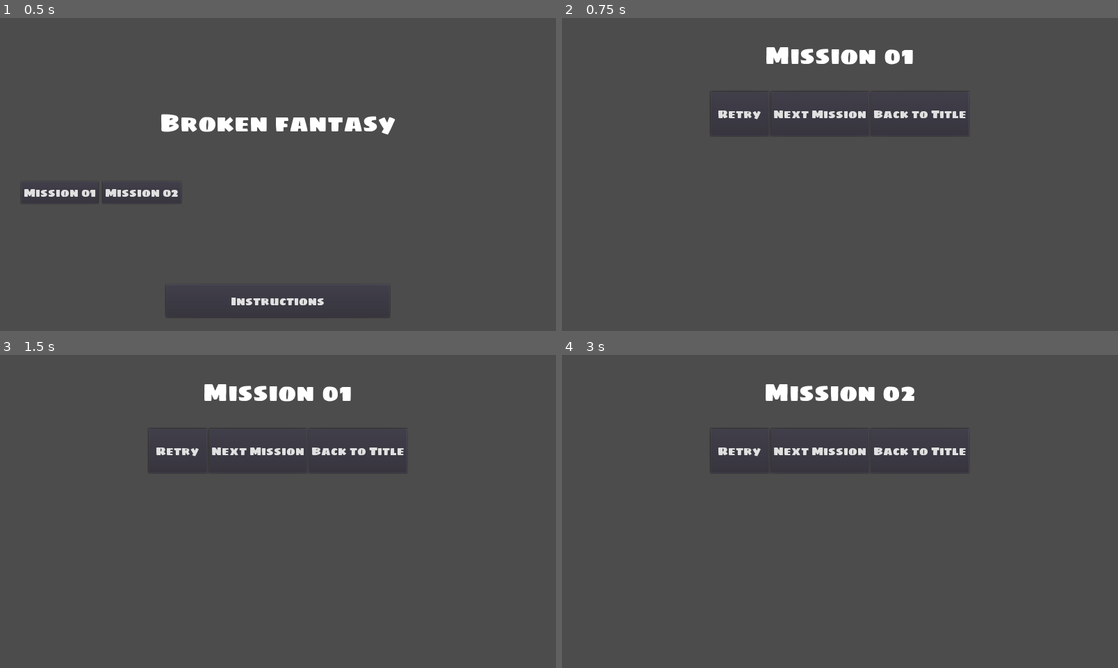
Above: before the commit, frames 1-4 (two rows, left to right).
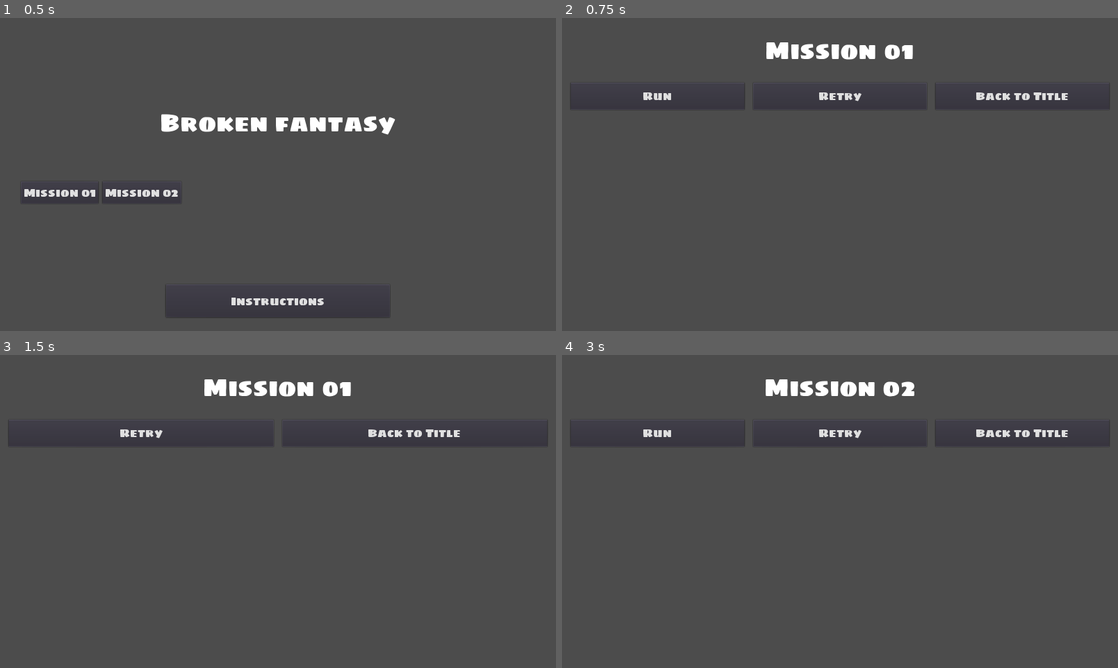
Above: after the commit, the same moments.

Repository: hsandt/GGJ2020
Game: Godot game, scene res://Scenes/Title.tscn
Two runs of this game, one before a commit and one after it. Both use one fixed random seed, a clock stepped at 60 frames per second and the inputs below.
Inputs (mouse positions are in pixels of both pictures, inside the frame that each line leads up to):
- Up to frame 1 (0.5 s): no input
- Up to frame 2 (0.75 s): click "Mission 01" at 0.5 s
- Up to frame 3 (1.5 s): click (94, 433) at 1.25 s, where only the run after the commit has a clickable "Run"
- Up to frame 4 (3 s): click "Back to Title" at 2 s; click "Mission 02" at 2.75 s

Frame 1 is identical in both runs. In frame 2, 2.0% of the frame differs, in the area x 1-99%, y 7-38%; in frame 3, 1.9%; in frame 4, 2.0%.

Commit message:
[MISSION] Succeed or Fail mission with dummy Wizard fireball

Diff:
--- a/Scenes/Mission01.tscn
+++ b/Scenes/Mission01.tscn
@@ -1,6 +1,7 @@
-[gd_scene load_steps=2 format=2]
+[gd_scene load_steps=3 format=2]
 
 [ext_resource path="res://Scenes/MissionHUD.tscn" type="PackedScene" id=1]
+[ext_resource path="res://Scripts/Wizard.gd" type="Script" id=2]
 
 [node name="Root2D" type="Control"]
 anchor_right = 1.0
@@ -9,4 +10,12 @@
 "_edit_use_anchors_": false
 }
 
-[node name="Root" parent="." instance=ExtResource( 1 )]
+[node name="MissionHUDRoot" parent="." instance=ExtResource( 1 )]
+title = NodePath("../MissionHUDRoot/Title")
+
+[node name="Wizard" type="Node2D" parent="."]
+script = ExtResource( 2 )
+
+[node name="Timer" type="Timer" parent="Wizard"]
+wait_time = 2.0
+[connection signal="timeout" from="Wizard/Timer" to="Wizard" method="_on_Timer_timeout"]
--- a/Scenes/Mission02.tscn
+++ b/Scenes/Mission02.tscn
@@ -9,4 +9,5 @@
 "_edit_use_anchors_": false
 }
 
-[node name="Root" parent="." instance=ExtResource( 1 )]
+[node name="MissionHUDRoot" parent="." instance=ExtResource( 1 )]
+title = NodePath("../MissionHUDRoot/Title")
--- a/Scenes/MissionHUD.tscn
+++ b/Scenes/MissionHUD.tscn
@@ -6,6 +6,7 @@
 [ext_resource path="res://Scripts/MissionHUD.gd" type="Script" id=4]
 [ext_resource path="res://Scripts/NextMissionButton.gd" type="Script" id=5]
 [ext_resource path="res://Scripts/BackToTitleButton.gd" type="Script" id=6]
+[ext_resource path="res://Scripts/RunButton.gd" type="Script" id=7]
 
 [node name="MissionHUDRoot" type="Control"]
 anchor_right = 1.0
@@ -18,11 +19,11 @@
 
 [node name="Title" type="Label" parent="."]
 anchor_right = 1.0
-anchor_bottom = 0.232
-margin_left = 57.0
-margin_top = 25.0
-margin_right = -57.0
-margin_bottom = -20.2
+anchor_bottom = 0.207
+margin_left = 20.0
+margin_top = 20.0
+margin_right = -20.0
+margin_bottom = -20.0
 custom_fonts/font = ExtResource( 1 )
 text = "Mission xx"
 align = 1
@@ -31,22 +32,49 @@
 "_edit_use_anchors_": false
 }
 
+[node name="Success" type="Label" parent="."]
+anchor_right = 1.0
+anchor_bottom = 0.207
+margin_left = 20.0
+margin_top = 259.606
+margin_right = -20.0
+margin_bottom = 219.606
+custom_fonts/font = ExtResource( 1 )
+text = "Success!!"
+align = 1
+valign = 1
+__meta__ = {
+"_edit_use_anchors_": false
+}
+
 [node name="HBoxContainer" type="HBoxContainer" parent="."]
-anchor_left = 0.223
-anchor_top = 0.204
-anchor_right = 0.777
-anchor_bottom = 0.408
-margin_left = 57.0
-margin_top = 22.12
-margin_right = -57.0
-margin_bottom = -21.76
+anchor_top = 0.179
+anchor_right = 1.0
+anchor_bottom = 0.321
+margin_left = 20.0
+margin_top = 20.0
+margin_right = -20.0
+margin_bottom = -20.0
+custom_constants/separation = 20
+__meta__ = {
+"_edit_use_anchors_": false
+}
+
+[node name="RunButton" type="Button" parent="HBoxContainer"]
+margin_right = 295.0
+margin_bottom = 62.0
+size_flags_horizontal = 3
+custom_fonts/font = ExtResource( 3 )
+text = "Run"
+script = ExtResource( 7 )
 __meta__ = {
 "_edit_use_anchors_": false
 }
 
 [node name="RetryButton" type="Button" parent="HBoxContainer"]
-margin_right = 125.0
-margin_bottom = 103.0
+margin_left = 315.0
+margin_right = 610.0
+margin_bottom = 62.0
 size_flags_horizontal = 3
 custom_fonts/font = ExtResource( 3 )
 text = "Retry"
@@ -56,9 +84,9 @@
 }
 
 [node name="NextMissionButton" type="Button" parent="HBoxContainer"]
-margin_left = 129.0
-margin_right = 358.0
-margin_bottom = 103.0
+margin_left = 630.0
+margin_right = 925.0
+margin_bottom = 62.0
 size_flags_horizontal = 3
 custom_fonts/font = ExtResource( 3 )
 text = "Next Mission"
@@ -68,9 +96,9 @@
 }
 
 [node name="BackToTitleButton" type="Button" parent="HBoxContainer"]
-margin_left = 362.0
-margin_right = 595.0
-margin_bottom = 103.0
+margin_left = 945.0
+margin_right = 1240.0
+margin_bottom = 62.0
 size_flags_horizontal = 3
 custom_fonts/font = ExtResource( 3 )
 text = "Back to Title"
@@ -78,6 +106,7 @@
 __meta__ = {
 "_edit_use_anchors_": false
 }
+[connection signal="pressed" from="HBoxContainer/RunButton" to="HBoxContainer/RunButton" method="_on_RunButton_pressed"]
 [connection signal="pressed" from="HBoxContainer/RetryButton" to="HBoxContainer/RetryButton" method="_on_RetryButton_pressed"]
 [connection signal="pressed" from="HBoxContainer/NextMissionButton" to="HBoxContainer/NextMissionButton" method="_on_NextMissionButton_pressed"]
 [connection signal="pressed" from="HBoxContainer/BackToTitleButton" to="HBoxContainer/BackToTitleButton" method="_on_BackToTitleButton_pressed"]
--- a/Scripts/GameManager.gd
+++ b/Scripts/GameManager.gd
@@ -2,26 +2,65 @@
 
 enum Phase {
 	Setup,
-	Run
+	Run,
+	Success,
+	Failure
 }
 
 const MAX_MISSION_NUMBER = 2
+
+signal setup_mission
+signal run_mission
+signal succeed_mission
+signal fail_mission
 
 var current_mission_number : int
 var phase : int  # Phase
 
 func go_to_title():
-	var _result = get_tree().change_scene("res://Scenes/Title.tscn")
+	var error = get_tree().change_scene("res://Scenes/Title.tscn")
+	if error:
+		print("error: " + str(error))
 
 func start_mission(mission_number):
 	self.current_mission_number = mission_number
-	self.phase = Phase.Setup
-	var _result = get_tree().change_scene("res://Scenes/Mission%02d.tscn" % mission_number)
+	var error = get_tree().change_scene("res://Scenes/Mission%02d.tscn" % mission_number)
+	if error:
+		print("error: " + str(error))
+
+	# we must wait for scene loading to finish so MissionHUD._ready connects to
+	# the setup_mission signal
+	call_deferred("setup_mission")
 
 func restart_mission():
 	start_mission(self.current_mission_number)
 
+func is_last_mission(mission_number):
+	return mission_number == MAX_MISSION_NUMBER
+
 func start_next_mission():
-	var next_mission_number = self.current_mission_number + 1
-	if next_mission_number <= MAX_MISSION_NUMBER:
-		start_mission(next_mission_number)
+	if !is_last_mission(self.current_mission_number):
+		start_mission(self.current_mission_number + 1)
+	else:
+		print("ERROR: cannot start mission after %d, which is last" % self.current_mission_number)
+
+func setup_mission():
+	self.phase = Phase.Setup
+	emit_signal("setup_mission")
+
+func run_mission():
+	assert(self.phase == Phase.Setup, "phase is " + str(self.phase))
+	self.phase = Phase.Run
+	emit_signal("run_mission")
+
+func succeed_mission():
+	# we should only finish mission while Running
+	assert(self.phase == Phase.Run, "phase is " + str(self.phase))
+	self.phase = Phase.Success
+	emit_signal("succeed_mission")
+
+func fail_mission():
+	# we should only finish mission while Running
+	assert(self.phase == Phase.Run, "phase is " + str(self.phase))
+	self.phase = Phase.Failure
+	emit_signal("fail_mission")
--- a/Scripts/MissionHUD.gd
+++ b/Scripts/MissionHUD.gd
@@ -3,6 +3,48 @@
 export(NodePath) var title
 
 func _ready():
+	# DEBUG: when debugging by starting in MissionHUD scene, current mission is 0
+	# so set something meaningful to avoid errors (there is no level though,
+	# so you won't be able to test everything as in the real game)
+	if GameManager.current_mission_number == 0:
+		GameManager.current_mission_number = 1
+		GameManager.phase = GameManager.Phase.Setup
+	# END DEBUG
+
+	var _error
+	_error = GameManager.connect("setup_mission", self, "on_mission_setup")
+	_error = GameManager.connect("run_mission", self, "on_mission_run")
+	_error = GameManager.connect("succeed_mission", self, "on_mission_succeed")
+	_error = GameManager.connect("fail_mission", self, "on_mission_failed")
+
 	var title_label = get_node(self.title) as Label
 	if title_label:
 		title_label.text = "Mission %02d" % GameManager.current_mission_number
+
+func on_mission_setup():
+	$Success.hide()
+	$HBoxContainer/RunButton.show()
+	$HBoxContainer/RetryButton.show()
+	$HBoxContainer/NextMissionButton.hide()
+	$HBoxContainer/BackToTitleButton.show()
+
+func on_mission_run():
+	$Success.hide()
+	$HBoxContainer/RunButton.hide()
+	$HBoxContainer/RetryButton.show()
+	$HBoxContainer/NextMissionButton.hide()
+	$HBoxContainer/BackToTitleButton.show()
+
+func on_mission_succeed():
+	$Success.show()
+	$HBoxContainer/RunButton.hide()
+	$HBoxContainer/RetryButton.show()
+	$HBoxContainer/NextMissionButton.show()
+	$HBoxContainer/BackToTitleButton.show()
+
+func on_mission_failed():
+	$Success.hide()
+	$HBoxContainer/RunButton.hide()
+	$HBoxContainer/RetryButton.show()
+	$HBoxContainer/NextMissionButton.hide()
+	$HBoxContainer/BackToTitleButton.show()
--- /dev/null
+++ b/Scripts/RunButton.gd
@@ -0,0 +1,7 @@
+extends Button
+
+func _ready():
+	pass
+
+func _on_RunButton_pressed():
+	GameManager.run_mission()
--- /dev/null
+++ b/Scripts/Wizard.gd
@@ -0,0 +1,30 @@
+extends Node2D
+
+onready var timer = $Timer as Timer
+
+func _ready():
+	var _error
+	_error = GameManager.connect("setup_mission", self, "on_mission_setup")
+	_error = GameManager.connect("run_mission", self, "on_mission_run")
+	_error = GameManager.connect("succeed_mission", self, "on_mission_succeed")
+	_error = GameManager.connect("fail_mission", self, "on_mission_failed")
+
+func on_mission_setup():
+	pass
+
+func on_mission_run():
+	timer.start()
+
+func on_mission_succeed():
+	timer.stop()
+
+func on_mission_failed():
+	pass
+
+func _on_Timer_timeout():
+	shoot_fireball()
+
+func shoot_fireball():
+	print("FIREBALL!!")
+	# cheat
+	GameManager.succeed_mission()
Not shown: 1 places in Scenes/MissionHUD.tscn that only renumber resources
